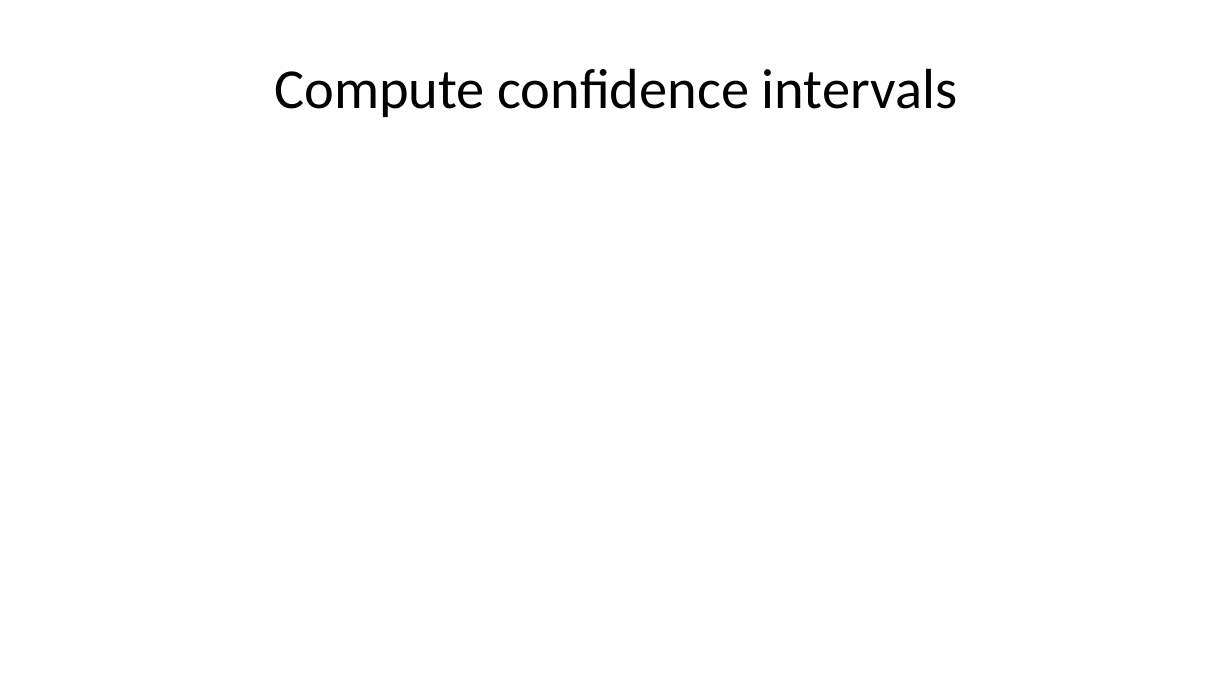
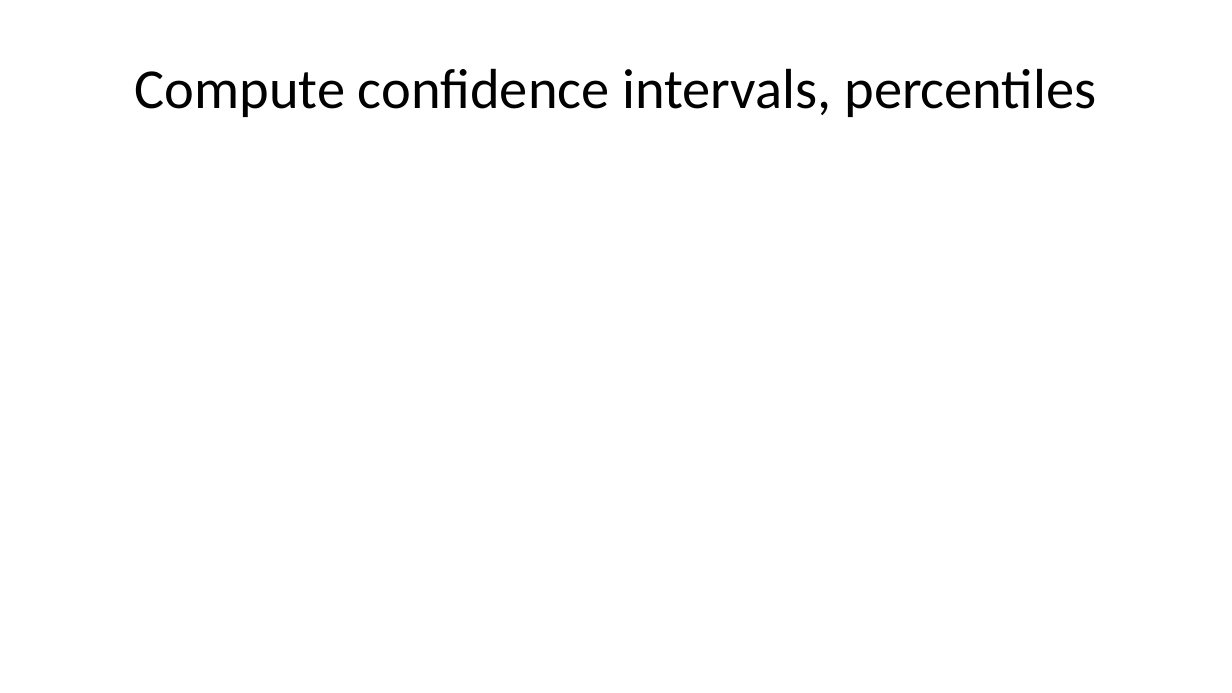
Before and after one commit to pmean/papers-and-presentations, a slide deck: slide 28 of bootstrap/src/bootstrap-slides.pptx (slide 25 before the commit). Drawn at 1232x693 pixels with LibreOffice and Linux fonts; fonts in the diff are those of the drawing. Boxes give left, top, right and bottom in pixels: in the first picture for what was removed or moved away, otherwise in the second. Text is boxed around its words. In the diff, an @@ line names an element or a change of style, - is before the commit and + after.

```diff
--- a/bootstrap/src/bootstrap-slides.pptx
+++ b/bootstrap/src/bootstrap-slides.pptx
@@ title at box(135, 68, 1096, 117): text changed @@
-Compute confidence intervals
+Compute confidence intervals, percentiles
```
Also in this commit, not shown: 1 other slide changed, 8 slides added, 1 other file.
